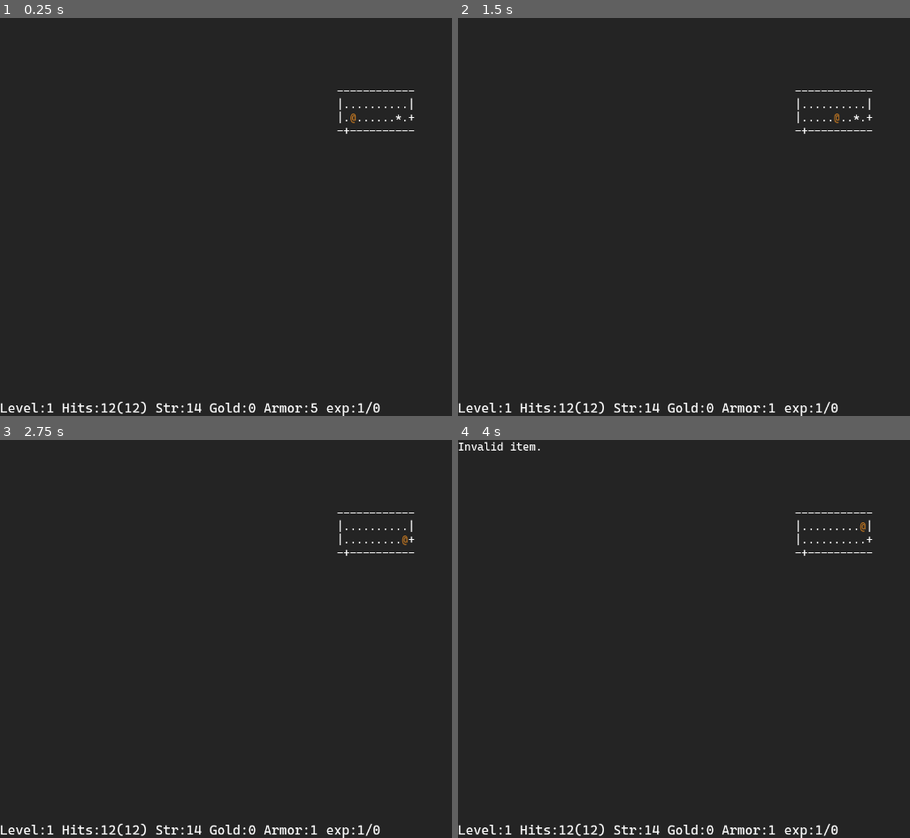
Above: before the commit, frames 1-4 (two rows, left to right).
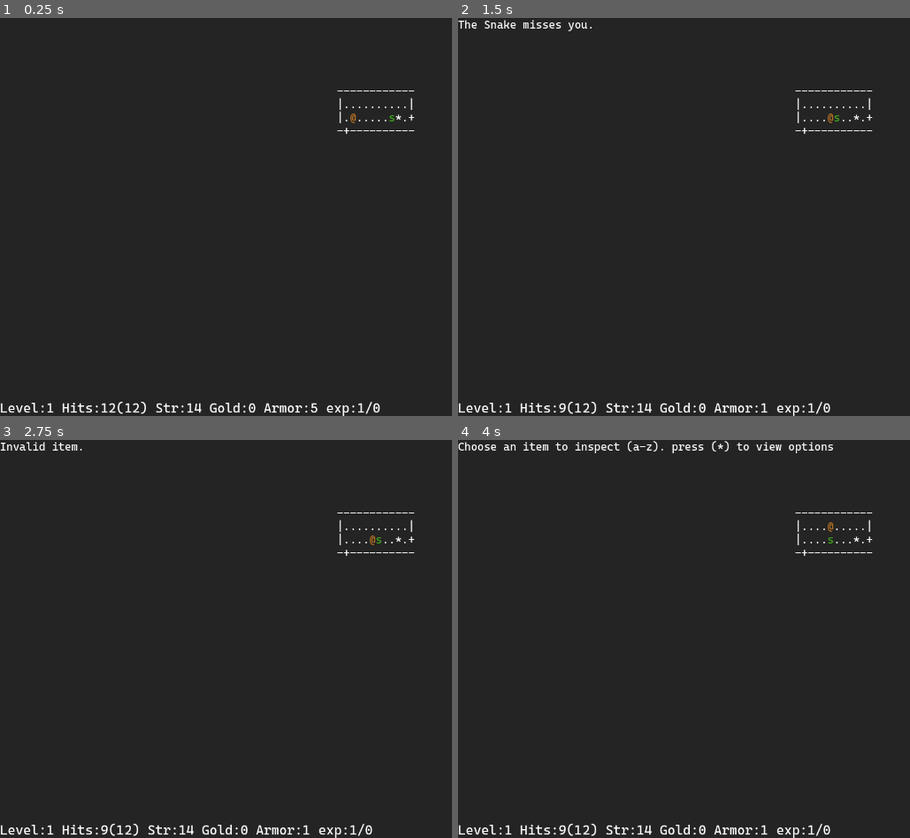
Above: after the commit, the same moments.

Repository: Kristjan-Kessel/GodotRogue
Game: Godot game, scene res://Scenes/main.tscn
Two runs of this game, one before a commit and one after it. Both use one fixed random seed, a clock stepped at 60 frames per second and the inputs below.
Inputs:
- Up to frame 1 (0.25 s): no input
- Up to frame 2 (1.5 s): tap Enter at 0.5 s; hold Right (ui_right) 0.53-1.28 s; tap T (command_take_armor_off) at 0.6 s; tap Space (continue) at 0.8, 1.35 s; hold Down (ui_down) from 1.28 s (still down)
- Up to frame 3 (2.75 s): tap E (command_inspect, bound only after the commit) at 1.55, 2.1 s; tap Space (continue) at 2 s; release Down (ui_down) at 2.03 s; hold Right (ui_right) from 2.03 s (still down); tap T (command_take_armor_off) at 2.3 s
- Up to frame 4 (4 s): release Right (ui_right) at 2.78 s; hold Up (ui_up) 2.78-3.53 s; tap D (command_drop) at 2.85 s; tap Space (continue) at 3.05, 3.5 s; hold Left (ui_left) from 3.53 s (still down); tap F (command_find) at 3.6 s; tap E (command_inspect, bound only after the commit) at 3.8 s

The runs differ from the first frame. In frame 1, less than 0.1% of the frame differs, in the area x 86-88%, y 24-26%; in frame 2, 1.1%; in frame 3, 1.0%; in frame 4, 1.6%, in the area x 0-91%, y 0-100%.

Commit message:
Add more enemies, add inspect command

Diff:
--- a/Globals/Constants.gd
+++ b/Globals/Constants.gd
@@ -1,7 +1,7 @@
 extends Node
 
 # Constant variables
-const INVENTORY_CHARS = "abcefghijklmnoprstuvxyz" # Chars to select an item in the inventory. some chars overlap with commands so remove those.
+const INVENTORY_CHARS = "abcfghijklmnoprstuvxyz" # Chars to select an item in the inventory. some chars overlap with commands so remove those.
 
 # ASCII characters
 const PLAYER = "[color=ba7322]@[/color]"
@@ -15,7 +15,6 @@
 const EMPTY = " "
 const STAIRS = "^"
 const ARTIFACT = "[color=ffcc00]☼[/color]"
-const GOBLIN = "[color=#1f7d00]g[/color]"
 
 # ASCII for reading data from a text file
 const TXT_PLAYER = "@"
--- a/Globals/Globals.gd
+++ b/Globals/Globals.gd
@@ -20,68 +20,3 @@
 func set_seed(new_seed: int):
     rng_seed = new_seed
     initialize_randomness()
-
-
-# Item loot pools
-static var low_tier_loot = [
-    Weapon.new("Shortsword", "a short sword with a damage dice of 8", 1, 8),
-    Weapon.new("Dagger +2", "Grants +2 to attacks with a damage dice of 6", 2, 6),
-    Armor.new("Chainmail","Has an armor class of 6",6),
-    Potion.new(),
-    Potion.new(),
-    Potion.new(),
-    Potion.new(),
-    Potion.new(),
-    StrengthPotion.new(),
-    Gold.new(),
-    Gold.new(),
-    Gold.new(),
-    Gold.new(),
-    Gold.new(),
-    Gold.new(),
-    Gold.new()
-    ]
-static var mid_tier_loot = [
-    Weapon.new("Longsword +1", "Grants +1 to attacks with a damage dice of 10", 1, 10),
-    Armor.new("Plate armor","Has an armor class of 8",8),
-    Potion.new(),
-    Potion.new(),
-    Potion.new(),
-    Potion.new(),
-    StrengthPotion.new(),
-    Gold.new(),
-    Gold.new(),
-    Gold.new(),
-    Gold.new(),
-    Gold.new()
-    ]
-static var high_tier_loot = [
-    Weapon.new("Greatsword +2", "Grants +2 to attacks with a damage dice of 12", 2, 12),
-    Armor.new("Heavyplate armor","Has an armor class of 10",10),
-    Potion.new(),
-    Potion.new(),
-    Potion.new(),
-    Potion.new(),
-    StrengthPotion.new(),
-    Gold.new(),
-    Gold.new(),
-    Gold.new(),
-    Gold.new(),
-    Gold.new()
-    ]
-static var fallback_pool = [
-    Potion.new(),
-    Gold.new(),
-    Gold.new()
-    ]
-
-const min_loot = 5
-const max_loot = 10
-
-# Enemy spawning pools
-static var low_tier_enemies = ["goblin"]
-static var mid_tier_enemies = ["goblin"]
-static var high_tier_enemies = ["goblin"]
-
-const min_enemies = 3
-const max_enemies = 7
--- /dev/null
+++ b/Globals/Pools.gd
@@ -0,0 +1,66 @@
+extends Node
+
+# Item loot pools
+static var low_tier_loot = [
+    Weapon.new("Shortsword", "a short sword with a damage dice of 8", 1, 8),
+    Weapon.new("Dagger +2", "Grants +2 to attacks with a damage dice of 6", 2, 6),
+    Armor.new("Chainmail","Has an armor class of 6",6),
+    Potion.new(),
+    Potion.new(),
+    Potion.new(),
+    Potion.new(),
+    Potion.new(),
+    StrengthPotion.new(),
+    Gold.new(),
+    Gold.new(),
+    Gold.new(),
+    Gold.new(),
+    Gold.new(),
+    Gold.new(),
+    Gold.new()
+    ]
+static var mid_tier_loot = [
+    Weapon.new("Longsword +1", "Grants +1 to attacks with a damage dice of 10", 1, 10),
+    Armor.new("Plate armor","Has an armor class of 8",8),
+    Potion.new(),
+    Potion.new(),
+    Potion.new(),
+    Potion.new(),
+    StrengthPotion.new(),
+    Gold.new(),
+    Gold.new(),
+    Gold.new(),
+    Gold.new(),
+    Gold.new()
+    ]
+static var high_tier_loot = [
+    Weapon.new("Greatsword +2", "Grants +2 to attacks with a damage dice of 12", 2, 12),
+    Armor.new("Heavyplate armor","Has an armor class of 10",10),
+    Potion.new(),
+    Potion.new(),
+    Potion.new(),
+    Potion.new(),
+    Gold.new(),
+    Gold.new(),
+    Gold.new(),
+    Gold.new(),
+    Gold.new()
+    ]
+static var fallback_pool = [
+    Potion.new(),
+    Gold.new(),
+    Gold.new()
+    ]
+
+const min_loot = 5
+const max_loot = 12
+
+# Enemy spawning pools
+static var low_tier_enemies = ["goblin","snake","emu"]
+static var mid_tier_enemies = ["hobgoblin"]
+static var high_tier_enemies = ["hobgoblin"]
+
+# chance for enemies to be sleeping when spawned, 1/sleep_chance
+const sleep_chance = 10
+const min_enemies = 5
+const max_enemies = 9
--- a/Scripts/Enemies/Base/enemy.gd
+++ b/Scripts/Enemies/Base/enemy.gd
@@ -6,6 +6,8 @@
 @export var health: int : set = _set_health
 @export var armor: int
 @export var attack: int
+var min_exp: int
+var max_exp: int
 enum State {SLEEPING,IDLE,ATTACKING}
 var state = State.IDLE
 var is_visible = true
@@ -40,6 +42,10 @@
             result = "The %s has injured you." % label
         if player.stats.current_hp == 0:
             result = "The %s has killed you." % label
+        attack_effects(player)
     else:
         result = "The %s misses you." % label
     return result
+
+func attack_effects(player: Node):
+    pass
--- a/Scripts/Enemies/Base/enemy_data.gd
+++ b/Scripts/Enemies/Base/enemy_data.gd
@@ -6,6 +6,6 @@
 var is_sleeping: bool
 
 func _init(_position, enemy, _is_sleeping) -> void:
-    path = "res://Scripts/Enemies/%s.tscn" % enemy
+    path = "res://Scripts/Enemies/%s.gd" % enemy
     position = _position
     is_sleeping = _is_sleeping
--- /dev/null
+++ b/Scripts/Enemies/Base/enemy_node.tscn
@@ -0,0 +1,3 @@
+[gd_scene format=3 uid="uid://d2gdpiet6s1gk"]
+
+[node name="EnemyNode" type="Node2D"]
--- /dev/null
+++ b/Scripts/Enemies/centaur.gd
@@ -0,0 +1,12 @@
+extends Enemy
+
+# Centaur
+
+func _ready() -> void:
+    health = 20
+    armor = 3
+    attack = 15
+    label = "Centaur"
+    ascii = "[color=#632d01]H[/color]"
+    min_exp = 2
+    max_exp = 3
--- /dev/null
+++ b/Scripts/Enemies/emu.gd
@@ -0,0 +1,12 @@
+extends Enemy
+
+# Emu
+
+func _ready() -> void:
+    health = 1
+    armor = 1
+    attack = 10
+    label = "Emu"
+    ascii = "[color=#c9ab79]e[/color]"
+    min_exp = 1
+    max_exp = 1
--- a/Scripts/Enemies/goblin.gd
+++ b/Scripts/Enemies/goblin.gd
@@ -1,8 +1,12 @@
 extends Enemy
+
+# Goblin
 
 func _ready() -> void:
     health = 10
     armor = 2
     attack = 8
     label = "Goblin"
-    ascii = Constants.GOBLIN
+    ascii = "[color=#1f7d00]g[/color]"
+    min_exp = 1
+    max_exp = 2
--- a/Scripts/Enemies/goblin.tscn
+++ /dev/null
@@ -1,6 +0,0 @@
-[gd_scene load_steps=2 format=3 uid="uid://cjfo4ytte5ile"]
-
-[ext_resource type="Script" uid="uid://11xw3s27c5ly" path="res://Scripts/Enemies/goblin.gd" id="1_y1ke7"]
-
-[node name="goblin" type="Node2D"]
-script = ExtResource("1_y1ke7")
--- /dev/null
+++ b/Scripts/Enemies/hobgoblin.gd
@@ -0,0 +1,12 @@
+extends Enemy
+
+# Hob Goblin
+
+func _ready() -> void:
+    health = 15
+    armor = 5
+    attack = 14
+    label = "Hobgoblin"
+    ascii = "[color=#196301]H[/color]"
+    min_exp = 2
+    max_exp = 3
--- /dev/null
+++ b/Scripts/Enemies/snake.gd
@@ -0,0 +1,12 @@
+extends Enemy
+
+# Snake
+
+func _ready() -> void:
+    health = 6
+    armor = 3
+    attack = 8
+    label = "Snake"
+    ascii = "[color=#41a61f]s[/color]"
+    min_exp = 1
+    max_exp = 2
--- a/Scripts/Level/level_generator.gd
+++ b/Scripts/Level/level_generator.gd
@@ -102,17 +102,17 @@
     var loot_pool
     var valid_tiles = spawning_tiles.duplicate()
     if player.stats.level <= 3:
-        loot_pool = Globals.low_tier_loot
+        loot_pool = Pools.low_tier_loot
     elif player.stats.level <= 6:
-        loot_pool = Globals.mid_tier_loot
+        loot_pool = Pools.mid_tier_loot
     elif player.stats.level <= 9:
-        loot_pool = Globals.high_tier_loot
+        loot_pool = Pools.high_tier_loot
 
     var non_skip_rooms = rooms.filter(func(room):
         return !room.skip
     )
     var valid_rooms = non_skip_rooms.duplicate()
-    var amount_to_spawn = Globals.level_rng.randi_range(Globals.min_loot,Globals.max_loot)
+    var amount_to_spawn = Globals.level_rng.randi_range(Pools.min_loot,Pools.max_loot)
     for i in range(amount_to_spawn):
         if loot_pool.size() == 0:
             loot_pool = Globals.fallback_pool.duplicate()
@@ -131,13 +131,13 @@
     var enemies = []
     var valid_tiles = spawning_tiles.duplicate()
     if player.stats.level <= 3:
-        enemy_pool = Globals.low_tier_enemies
+        enemy_pool = Pools.low_tier_enemies
     elif player.stats.level <= 6:
-        enemy_pool = Globals.mid_tier_enemies
-    elif player.stats.level <= 9:
+        enemy_pool = Pools.mid_tier_enemies
+    elif player.stats.Pools <= 9:
         enemy_pool = Globals.high_tier_enemies
 
-    var amount_to_spawn = Globals.level_rng.randi_range(Globals.min_enemies,Globals.max_enemies)
+    var amount_to_spawn = Globals.level_rng.randi_range(Pools.min_enemies,Pools.max_enemies)
     var non_skip_rooms = rooms.filter(func(room):
         return !room.skip
     )
@@ -149,7 +149,10 @@
         var room = valid_rooms[Globals.level_rng.randi_range(0,valid_rooms.size()-1)]
         var tile = room.get_random_valid_tile(valid_tiles,Globals.level_rng)
         var enemy_type = enemy_pool[Globals.level_rng.randi_range(0,enemy_pool.size()-1)]
-        var enemy = EnemyData.new(tile.position,enemy_type,false)
+
+        var is_sleeping = Globals.level_rng.randi_range(1,Pools.sleep_chance) == 1
+
+        var enemy = EnemyData.new(tile.position,enemy_type,is_sleeping)
         enemies.append(enemy)
         valid_tiles.erase(tile)
         valid_rooms.erase(room)
@@ -408,7 +411,7 @@
                     tile = Tile.new("STAIRS",true,Constants.STAIRS, false, position)
                 "&":
                     tile = Tile.new("FLOOR",true,Constants.FLOOR,false, position)
-                    var enemy = EnemyData.new(position,"goblin", true)
+                    var enemy = EnemyData.new(position,"goblin", false)
                     enemies.append(enemy)
                 Constants.TXT_ARTIFACT:
                     tile = Tile.new("FLOOR", true, Constants.FLOOR, false, position)
--- a/Scripts/Player/player.gd
+++ b/Scripts/Player/player.gd
@@ -22,7 +22,7 @@
 @onready var stats = $Stats
 
 # Commands
-enum CommandType {DEATH, NONE, FIND, MOVE, INVENTORY, HELP, DROP, WEAR_ARMOR, WIELD_WEAPON, USE_ITEM, ATTACK} # For commands that take an argument to execute (ex: direction)
+enum CommandType {DEATH, INSPECT, NONE, FIND, MOVE, INVENTORY, HELP, DROP, WEAR_ARMOR, WIELD_WEAPON, USE_ITEM, ATTACK} # For commands that take an argument to execute (ex: direction)
 var current_command = CommandType.NONE
 
 # Inventory
@@ -60,6 +60,15 @@
                 var item = get_item_from_key()
                 if item != null:
                     drop_item.emit(item)
+            return
+        CommandType.INSPECT:
+            if Input.is_action_just_pressed("view_options"):
+                open_inventory.emit("- Select an item to inspect -",inventory)
+            else:
+                var item = get_item_from_key()
+                if item != null:
+                    var item_info = "%s, %s" % [item.label, item.description]
+                    log_message.emit(item_info)
             return
         CommandType.USE_ITEM:
             if Input.is_action_just_pressed("view_options"):
@@ -208,6 +217,9 @@
         elif Input.is_action_just_pressed("command_drop"):
             current_command = CommandType.DROP
             log_message.emit("Choose an item to drop (a-z). press (*) to view options")
+        elif Input.is_action_just_pressed("command_inspect"):
+            current_command = CommandType.INSPECT
+            log_message.emit("Choose an item to inspect (a-z). press (*) to view options")
         elif Input.is_action_just_pressed("command_wear_armor"):
             if armor_item != null:
                 log_message.emit("You're already wearing armor.")
--- a/Scripts/main.gd
+++ b/Scripts/main.gd
@@ -44,26 +44,28 @@
     for y in range(map_data.size()):
         for x in range(map_data[y].size()):
             var tile = map_data[y][x]
-            if tile.is_walkable and (tile.entity == null or tile.entity == player):
-                connect_tile(tile)
-
-func connect_tile(tile):
-    astar.add_point(tile.id, tile.position)
-    astar_bypass.add_point(tile.id, tile.position)
+            if tile.is_walkable:
+                if (tile.entity == null or tile.entity == player):
+                    connect_tile(tile,astar)
+                connect_tile(tile,astar_bypass)
+
+func connect_tile(tile, astar_i):
+    astar_i.add_point(tile.id, tile.position)
     for ntile in get_tile_neighbours(tile):
-        if ntile != null && ntile.is_walkable && astar.has_point(ntile.id):
-            astar.connect_points(tile.id, ntile.id)
-            astar_bypass.connect_points(tile.id,ntile.id)
+        if ntile != null && ntile.is_walkable && astar_i.has_point(ntile.id):
+            astar_i.connect_points(tile.id, ntile.id)
 
 var enemy_cache = {}
+var enemy_node_scene = load("res://Scripts/Enemies/Base/enemy_node.tscn")
 func spawn_enemies_from_list(enemy_list):
     for enemy_data in enemy_list:
-        var enemy_scene = enemy_cache.get(enemy_data.path)
-        if enemy_scene == null:
-            enemy_scene = load(enemy_data.path)
-            enemy_cache[enemy_data.path] = enemy_scene
-
-        var enemy = enemy_scene.instantiate()
+        var enemy_script = enemy_cache.get(enemy_data.path)
+        if enemy_script == null:
+            enemy_script = load(enemy_data.path)
+            enemy_cache[enemy_data.path] = enemy_script
+
+        var enemy = enemy_node_scene.instantiate()
+        enemy.set_script(enemy_script)
         enemy.position = enemy_data.position
         enemies.add_child(enemy)
         if enemy_data.is_sleeping:
@@ -101,15 +103,12 @@
         var max_distance = 99
         var is_visible = true
         var etile = get_tile(enemy.position)
-        connect_tile(etile)
-        var path = astar.get_point_path(ptile.id,etile.id)
-        var distance = 0
+        var path = astar_bypass.get_point_path(ptile.id,etile.id)
         for i in range(1, path.size() - 1):
             var tile = get_tile(path[i])
-            distance += 1
             if tile.type == "CORRIDOR":
                 max_distance = 1
-            if distance >= max_distance:
+            if i >= max_distance:
                 is_visible = false
                 break
             if tile.type == "DOOR":
@@ -117,7 +116,6 @@
                 break
 
         enemy.is_visible = is_visible || debug_sight
-        astar.remove_point(etile.id)
 
     var map_str = log_message+"\n"
     for y in range(map_data.size()):
@@ -222,18 +220,18 @@
 func on_action_taken():
     player.stats.turns_until_regen -= 1
     var player_tile = get_tile(player.position)
-    connect_tile(player_tile)
+    #connect_tile(player_tile)
 
     for enemy in enemies.get_children():
         var tile = get_tile(enemy.position)
         if enemy.health <= 0:
             log_message = "You defeated the %s." % enemy.label
             tile.entity = null
-            player.stats.exp += Globals.rng.randi_range(1,2)
+            player.stats.exp += Globals.rng.randi_range(enemy.min_exp,enemy.max_exp)
             enemy.queue_free()
-            connect_tile(tile)
+            connect_tile(tile,astar)
         else:
-            connect_tile(tile)
+            connect_tile(tile,astar)
             # Check for line of sight with player
             var bypass_path = astar_bypass.get_point_path(tile.id, player_tile.id)
             var is_visible = true
--- a/project.godot
+++ b/project.godot
@@ -19,6 +19,7 @@
 
 Globals="*res://Globals/Globals.gd"
 Constants="*res://Globals/Constants.gd"
+Pools="*res://Globals/Pools.gd"
 
 [display]
 
@@ -96,3 +97,8 @@
 , Object(InputEventKey,"resource_local_to_scene":false,"resource_name":"","device":-1,"window_id":0,"alt_pressed":false …(183 unchanged characters)…
 ]
 }
+command_inspect={
+"deadzone": 0.2,
+"events": [Object(InputEventKey,"resource_local_to_scene":false,"resource_name":"","device":-1,"window_id":0,"alt_pressed":false,"shift_pressed":false,"ctrl_pressed":false,"meta_pressed":false,"pressed":false,"keycode":0,"physical_keycode":69,"key_label":0,"unicode":101,"location":0,"echo":false,"script":null)
+]
+}
Not shown, changed: Assets/help.txt
Not shown, added: Globals/Pools.gd.uid
Not shown, changed: Preset Levels/test.txt
Not shown, added: Scripts/Enemies/centaur.gd.uid
Not shown, added: Scripts/Enemies/emu.gd.uid
Not shown, added: Scripts/Enemies/hobgoblin.gd.uid
Not shown, added: Scripts/Enemies/snake.gd.uid
